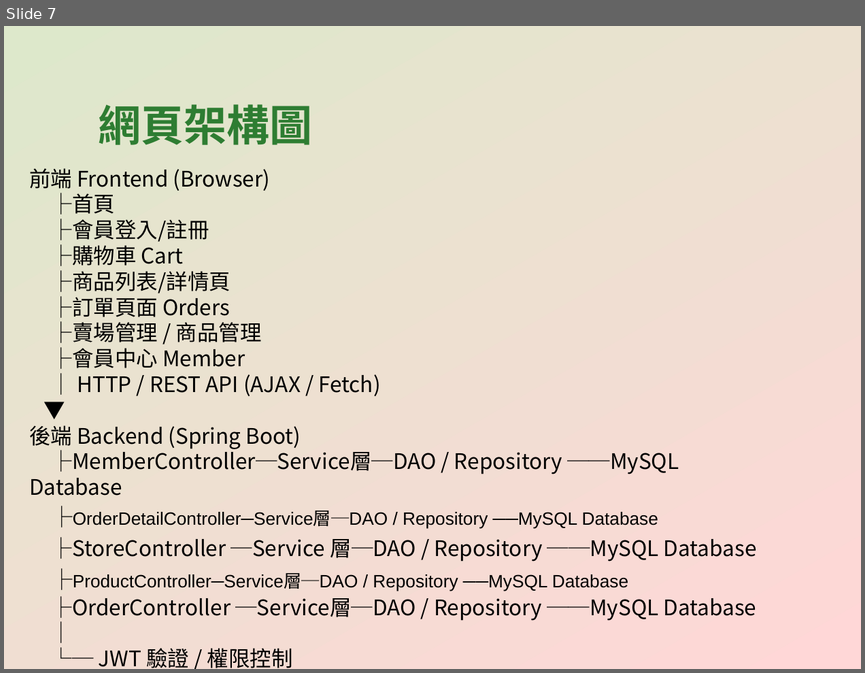
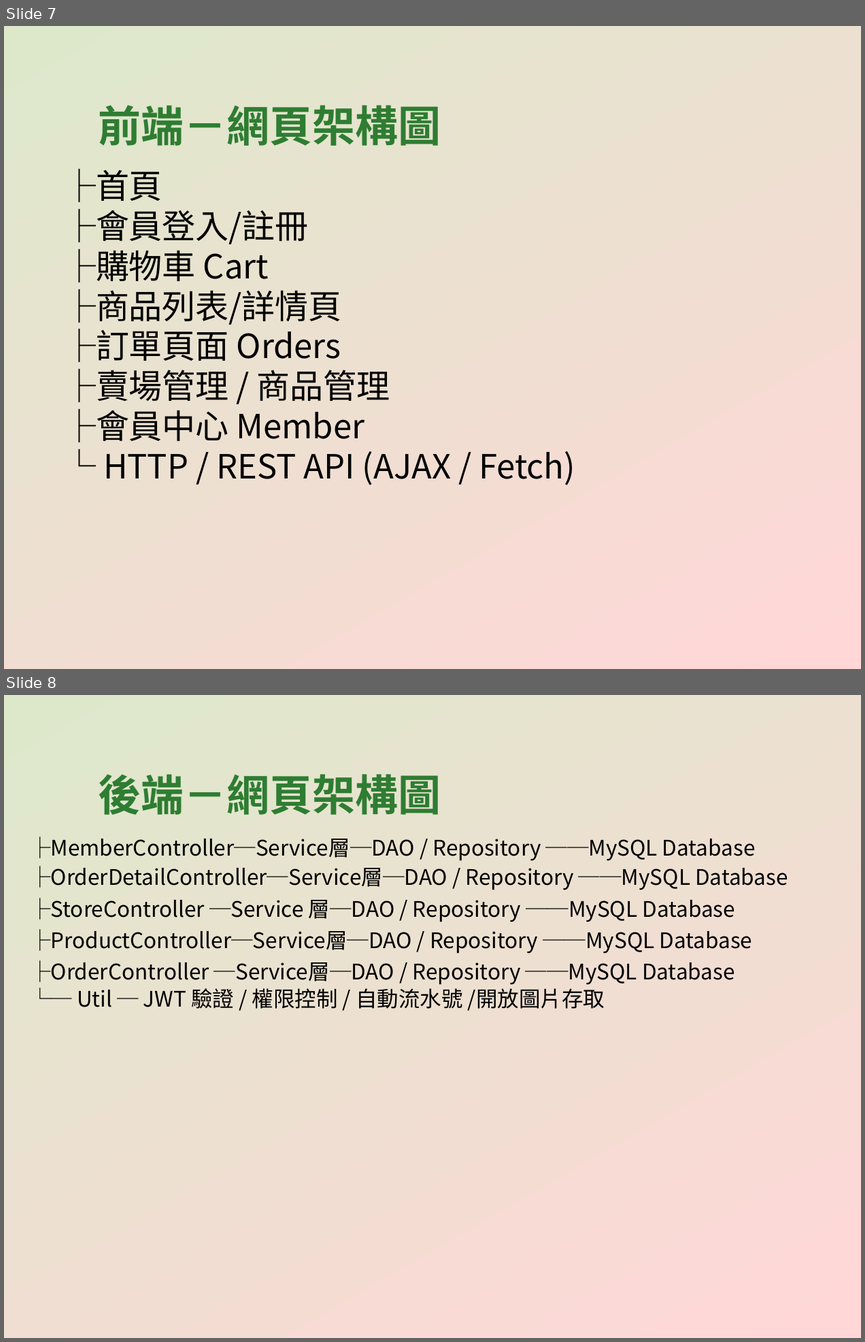
Before and after one commit to CYX1025/EasyBuyFarm, a slide deck: EasyBuyFarm_專案簡報.pptx. Shown one above the other, each under a label of ours: slide 7 before the commit, slides 7 and 8 after it. The pictures are 865x673 and 865x1342 pixels, drawn with LibreOffice and Linux fonts; fonts in the diff are those of the drawing. Boxes give left, top, right and bottom in pixels: in the first picture for what was removed or moved away, otherwise in the second. Text is boxed around its words. In the diff, an @@ line names an element or a change of style, - is before the commit and + after.

```diff
--- a/EasyBuyFarm_專案簡報.pptx
+++ b/EasyBuyFarm_專案簡報.pptx
@@ slide 8 added at [4,695,861,1338], background gradient #DDE8CB to #FFD7D7 @@
@@ text added at [98,774,441,815], 36 pt, text #2E7D32, bold @@
+後端－網頁架構圖
@@ text added at [29,836,788,1011], 18 pt, text #000000 @@
+├MemberController─Service層─DAO / Repository ──MySQL Database
+├OrderDetailController─Service層─DAO / Repository ──MySQL Database
+├StoreController ─Service 層─DAO / Repository ──MySQL Database
+├ProductController─Service層─DAO / Repository ──MySQL Database
+├OrderController ─Service層─DAO / Repository ──MySQL Database
+└─ Util ─ JWT 驗證 / 權限控制 / 自動流水號 /開放圖片存取
@@ slide 7 changed as well @@
@@ text at [98,105,441,146]: text changed @@
-網頁架構圖
+前端－網頁架構圖
@@ text at [29,168,271,191]: paragraph removed @@
-前端 Frontend (Browser)
@@ text at [62,169,390,442]: size 18 to 28 pt in "├首頁", "├會員登入/註冊", "├購物車 Cart", "├商品列表/詳情頁" and 3 more places @@
@@ text at [103,451,575,485]: text changed; size 18 to 28 pt @@
-│ HTTP / REST API (AJAX / Fetch)
-▼
-後端 Backend (Spring Boot)
-├MemberController─Service層─DAO / Repository ──MySQL Database
-├OrderDetailController─Service層─DAO / Repository ──MySQL Database
-├StoreController ─Service 層─DAO / Repository ──MySQL Database
-├ProductController─Service層─DAO / Repository ──MySQL Database
-├OrderController ─Service層─DAO / Repository ──MySQL Database
-│
-└─ JWT 驗證 / 權限控制
+└ HTTP / REST API (AJAX / Fetch)
```
Also in this commit, not shown: 17 other slides changed, 5 other slides added.
